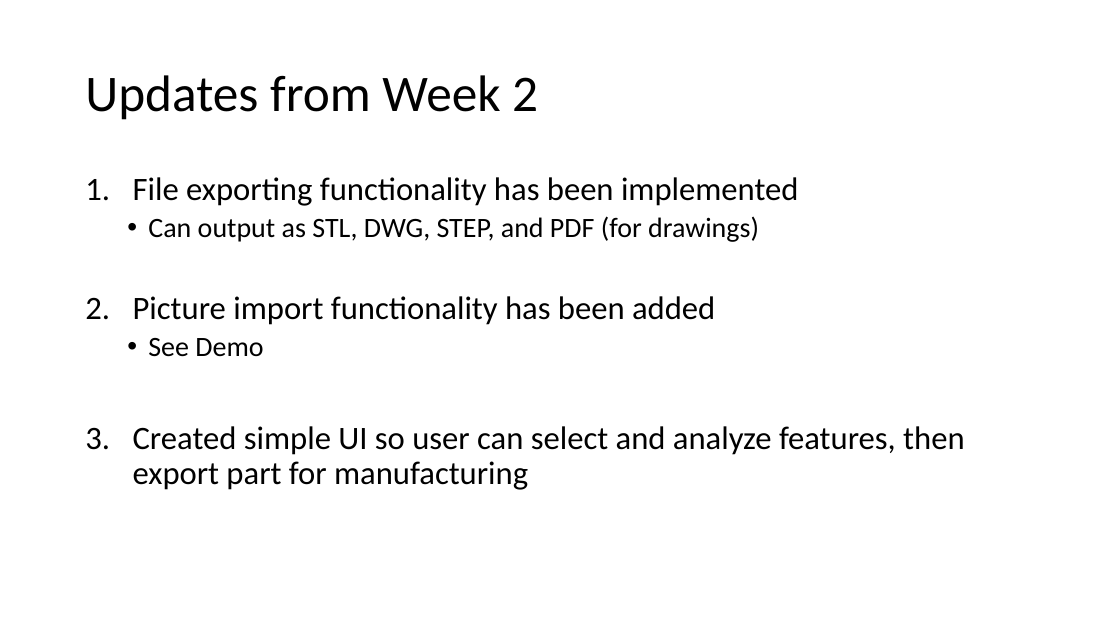
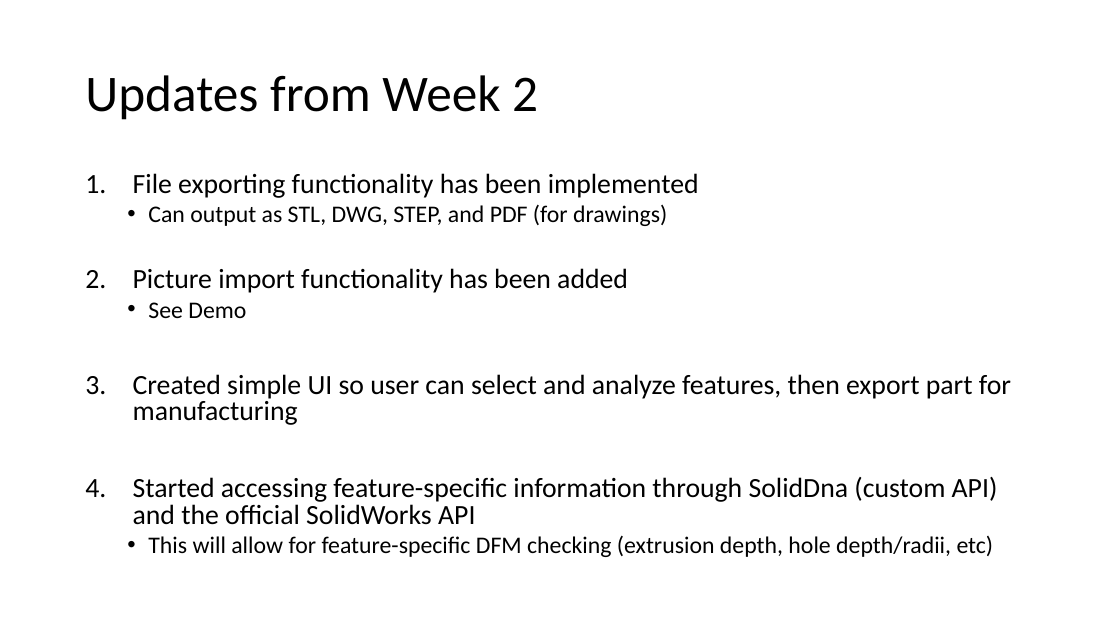
Before and after one commit to amarellapudi/Solidworks-DFM-PlugIn, a slide deck: slide 2 of Weekly Updates/Week2.pptx. Drawn at 1120x630 pixels with LibreOffice and Linux fonts; fonts in the diff are those of the drawing. Boxes give left, top, right and bottom in pixels: in the first picture for what was removed or moved away, otherwise in the second. Text is boxed around its words. In the diff, an @@ line names an element or a change of style, - is before the commit and + after.

Commit message:
PPT Updates

```diff
--- a/Weekly Updates/Week2.pptx
+++ b/Weekly Updates/Week2.pptx
@@ text at box(133, 173, 1011, 425): size 28 to 23.8 pt in "File exporting functionality has been implemented", "Picture import functionality has been added", "Created simple UI so user can select ..."; size 24 to 20.4 pt in "Can output as STL, DWG, STEP, and ...", "See Demo"; line spacing 0.9 to 0.8 @@
@@ text at box(133, 477, 998, 557): paragraphs added @@
+4. Started accessing feature-specific information through SolidDna (custom API) and the official SolidWorks API
+  • This will allow for feature-specific DFM checking (extrusion depth, hole depth/radii, etc)
```
Also in this commit, not shown: 1 other slide changed.
